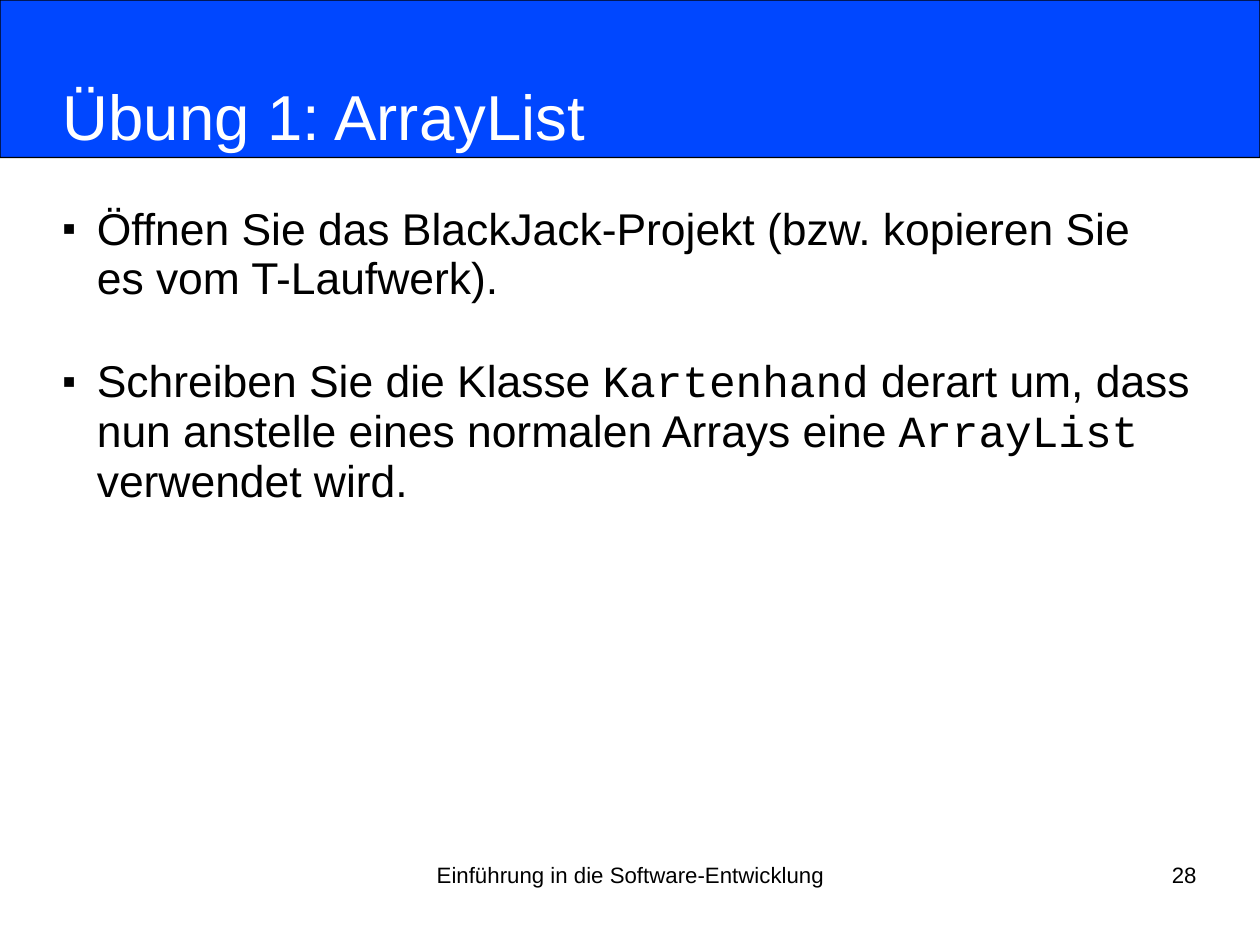
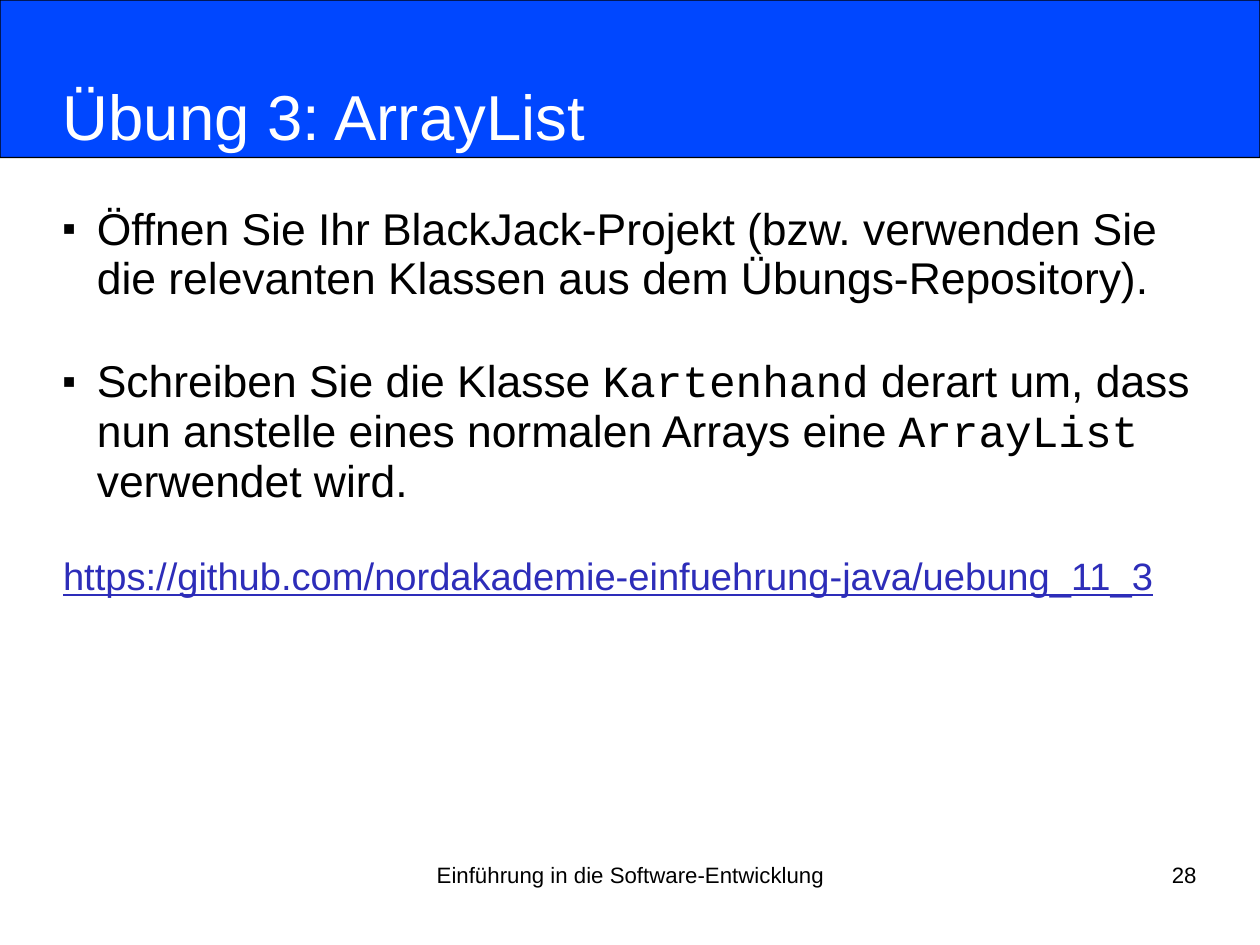
Before and after one commit to nordakademie-einfuehrung-java/vorlesungsskript, a slide deck: slide 28 of folien/Semester_04_Termin_03_Kapitel11.pptx. Drawn at 1260x945 pixels with LibreOffice and Linux fonts; fonts in the diff are those of the drawing. Boxes give left, top, right and bottom in pixels: in the first picture for what was removed or moved away, otherwise in the second. Text is boxed around its words. In the diff, an @@ line names an element or a change of style, - is before the commit and + after.

Commit message:
uebungen angepasst

```diff
--- a/folien/Semester_04_Termin_03_Kapitel11.pptx
+++ b/folien/Semester_04_Termin_03_Kapitel11.pptx
@@ title at [63,90,585,152]: text changed @@
-Übung 1: ArrayList
+Übung 3: ArrayList
@@ subtitle at [97,210,1157,304]: text changed @@
-■ Öffnen Sie das BlackJack-Projekt (bzw. kopieren Sie
-  es vom T-Laufwerk).
+■ Öffnen Sie Ihr BlackJack-Projekt (bzw. verwenden Sie
+  die relevanten Klassen aus dem Übungs-Repository).
@@ subtitle at [63,562,1153,598]: paragraph added @@
+https://github.com/nordakademie-einfuehrung-java/uebung_11_3
```
Also in this commit, not shown: 4 other slides changed, 4 other files.
